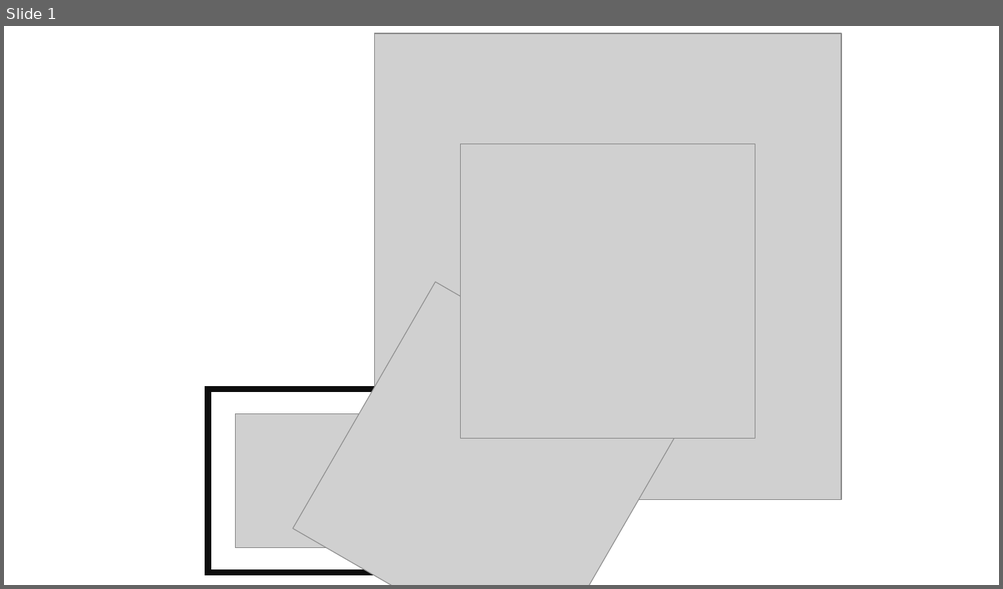
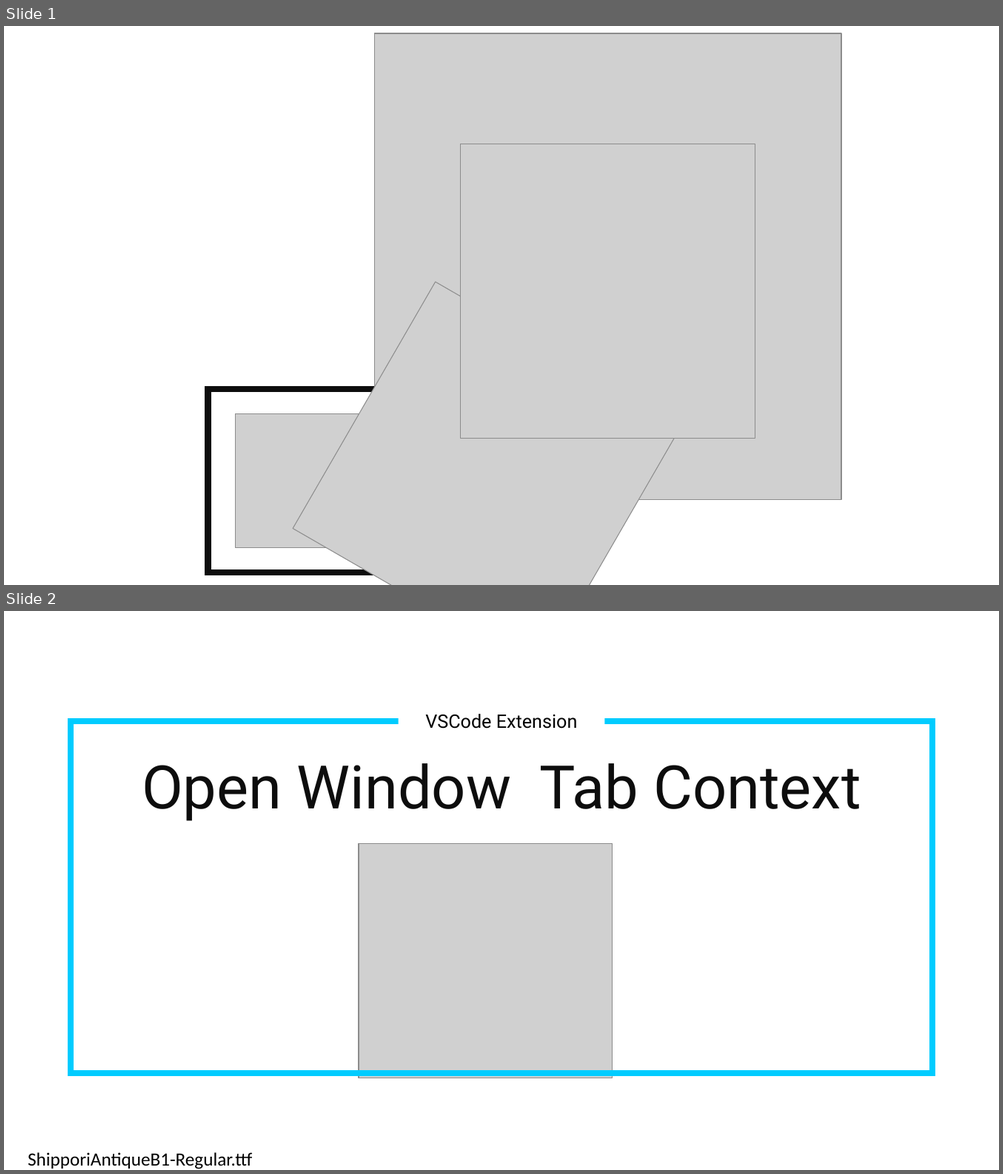
Before and after one commit to takkaO/VSCode-OpenWindowTabContext, a slide deck: icon/icon.pptx. Shown one above the other, each under a label of ours: slide 1 before the commit, slides 1 and 2 after it. The pictures are 1003x589 and 1003x1174 pixels, drawn with LibreOffice and Linux fonts; fonts in the diff are those of the drawing; grey boxes stand for pictures; background and template pictures are left out. Boxes give left, top, right and bottom in pixels: in the first picture for what was removed or moved away, otherwise in the second. Text is boxed around its words. In the diff, an @@ line names an element or a change of style, - is before the commit and + after.

```diff
--- a/icon/icon.pptx
+++ b/icon/icon.pptx
@@ slide 2 added at [4, 611, 999, 1170], background picture (left out) @@
@@ rectangle added at [71, 721, 932, 1073], outline #00CCFF 6 pt @@
@@ text added at [425, 714, 578, 729], 18 pt, text #000000 @@
+VSCode Extension
@@ text added at [142, 763, 860, 821], 58 pt, text #0D0D0D @@
+Open Window Tab Context
@@ picture added at [358, 844, 612, 1078] @@
@@ text added at [28, 1153, 252, 1170], 18 pt, text #000000 @@
+ShipporiAntiqueB1-Regular.ttf
```
Also in this commit, not shown: 1 other file.
